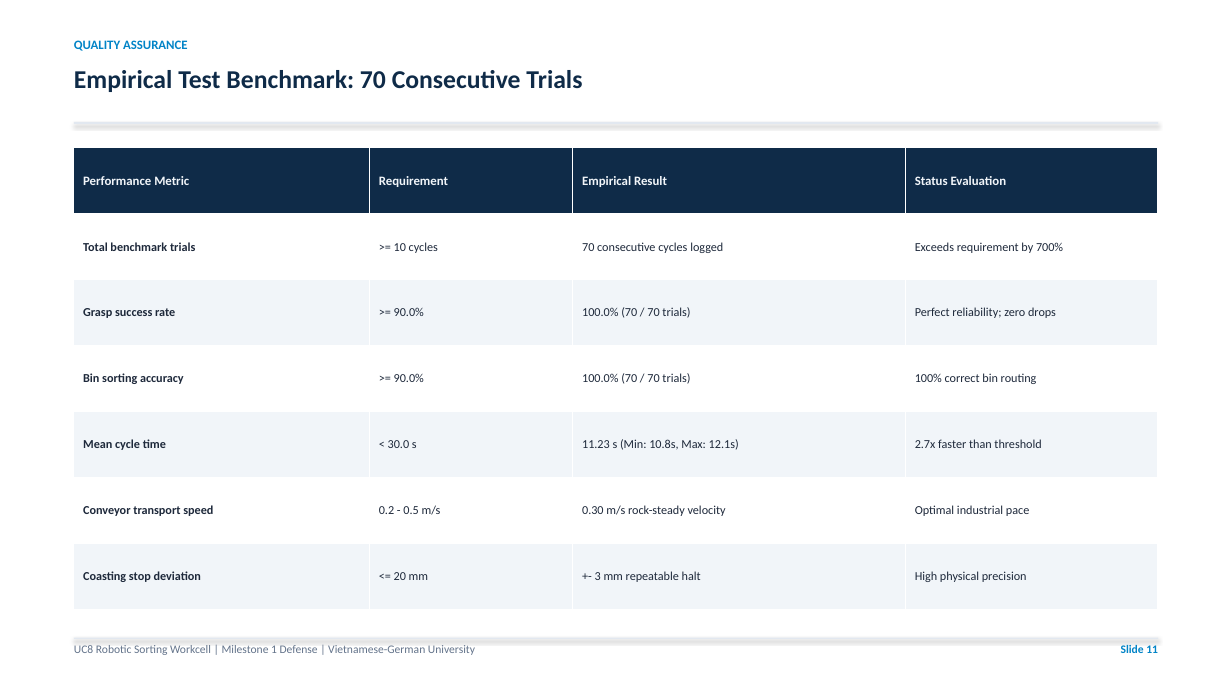
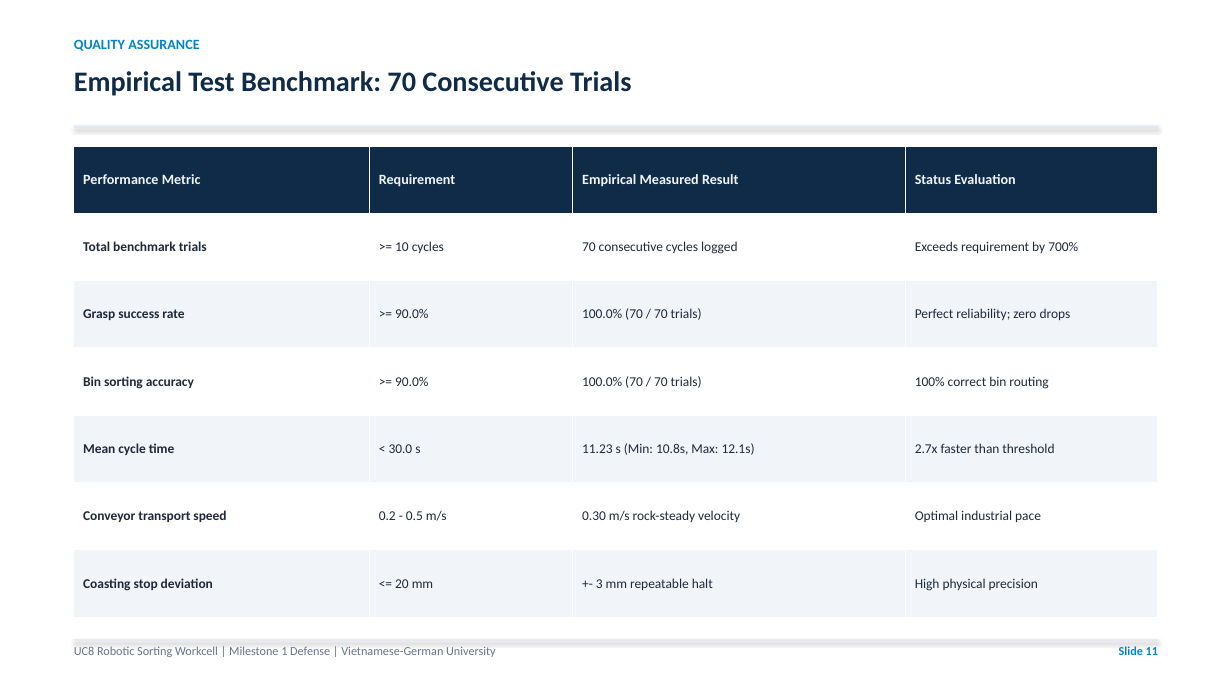
Before and after one commit to Aqikop/VGU26-Project-UC8, a slide deck: slide 11 of docs/week05/UC8_Week05_Milestone1_Presentation.pptx. Drawn at 1232x693 pixels with LibreOffice and Linux fonts; fonts in the diff are those of the drawing. Boxes give left, top, right and bottom in pixels: in the first picture for what was removed or moved away, otherwise in the second. Text is boxed around its words. In the diff, an @@ line names an element or a change of style, - is before the commit and + after.

```diff
--- a/docs/week05/UC8_Week05_Milestone1_Presentation.pptx
+++ b/docs/week05/UC8_Week05_Milestone1_Presentation.pptx
@@ text "QUALITY ASSURANCE" at box(74, 39, 199, 51): size 10 to 11 pt @@
@@ text "Empirical Test Benchmark: 70 Consecutive ..." at box(74, 71, 631, 96): size 20 to 22 pt @@
@@ table at box(74, 146, 1158, 617) @@
-row 1, column 3: Empirical Result
+row 1, column 3: Empirical Measured Result
@@ size 10 to 11 pt in "Performance Metric", "Requirement", "Status Evaluation" @@
@@ size 9.5 to 10.5 pt in "Total benchmark trials", ">= 10 cycles", "70 consecutive cycles logged", "Exceeds requirement by 700%" and 20 more places @@
@@ rectangle: place and size @@
-rectangle at box(74, 122, 1158, 124)
+rectangle at box(74, 126, 1158, 128)
@@ text "UC8 Robotic Sorting Workcell | ..." at box(74, 646, 496, 657): size 9 to 9.5 pt @@
@@ text "Slide 11" at box(1119, 646, 1158, 655): size 9 to 9.5 pt @@
```
Also in this commit, not shown: 14 other slides changed, 3 other files.
